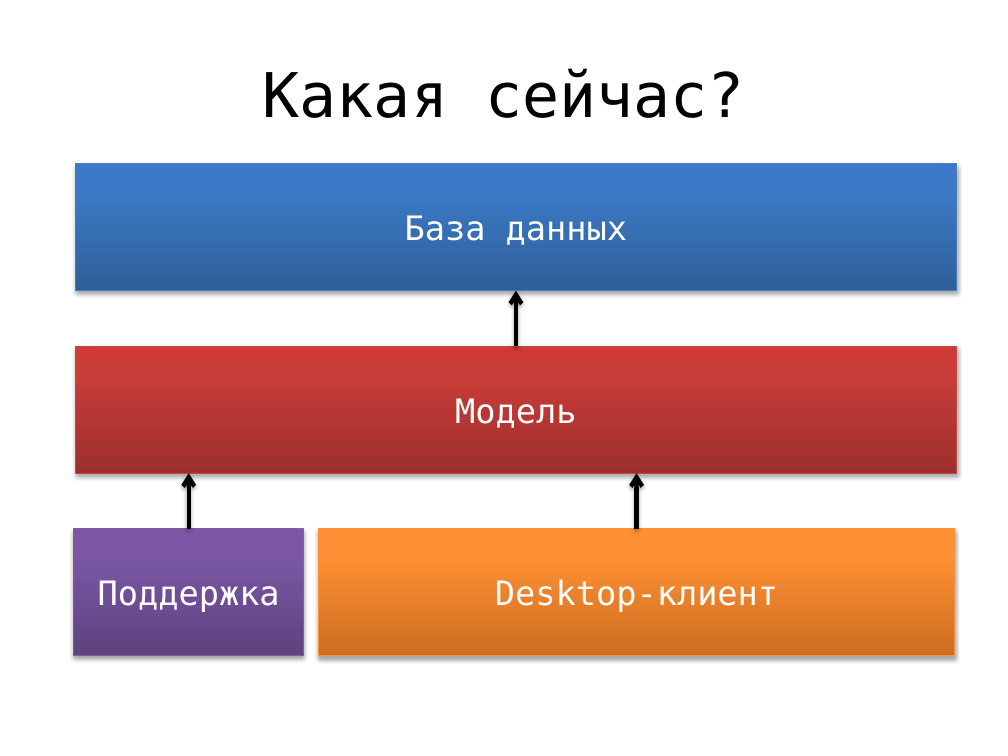
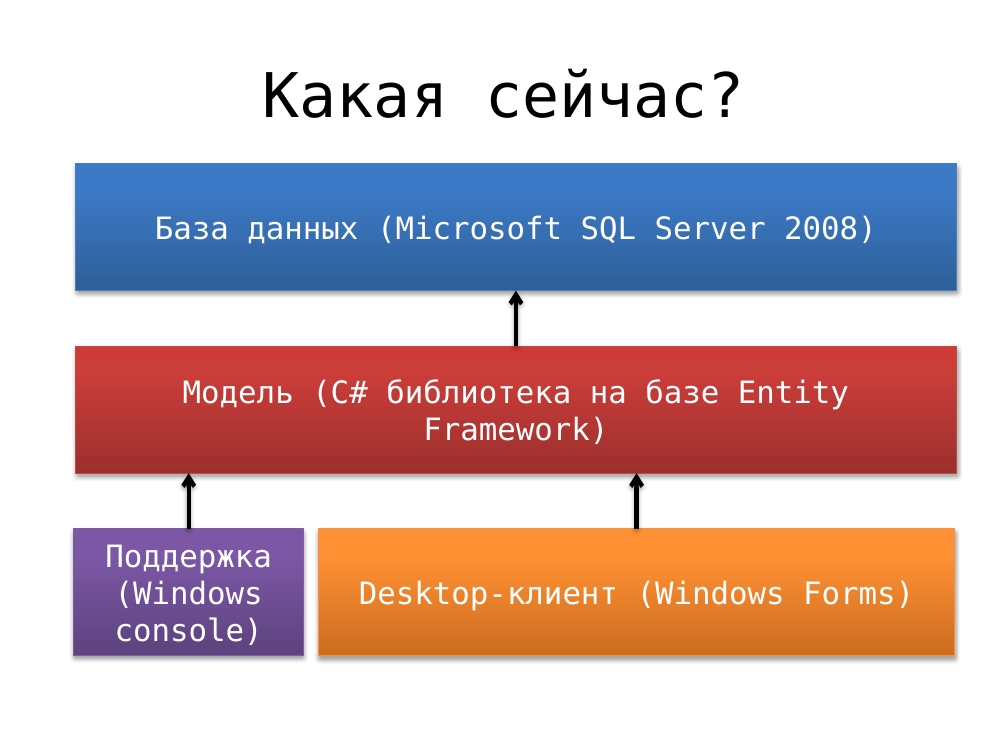
Before and after one commit to jpedraza/Health, a slide deck: slide 12 of Presentation/main.pptx. Drawn at 1008x756 pixels with LibreOffice and Linux fonts; fonts in the diff are those of the drawing. Boxes give left, top, right and bottom in pixels: in the first picture for what was removed or moved away, otherwise in the second. Text is boxed around its words. In the diff, an @@ line names an element or a change of style, - is before the commit and + after.

```diff
--- a/Presentation/main.pptx
+++ b/Presentation/main.pptx
@@ text in rectangle at [155, 215, 877, 244]: text changed; size 24 to 22 pt @@
-База данных
+База данных (Microsoft SQL Server 2008)
@@ text in rectangle at [183, 379, 849, 444]: text changed; size 24 to 22 pt @@
-Модель
+Модель (C# библиотека на базе Entity Framework)
@@ text in rectangle at [105, 544, 272, 645]: text changed; size 24 to 22 pt @@
-Поддержка
+Поддержка (Windows console)
@@ text in rectangle at [359, 580, 914, 611]: text changed; size 24 to 22 pt @@
-Desktop-клиент
+Desktop-клиент (Windows Forms)
```
Also in this commit, not shown: 2 other slides changed, 12 slides added, 1 slide removed.
